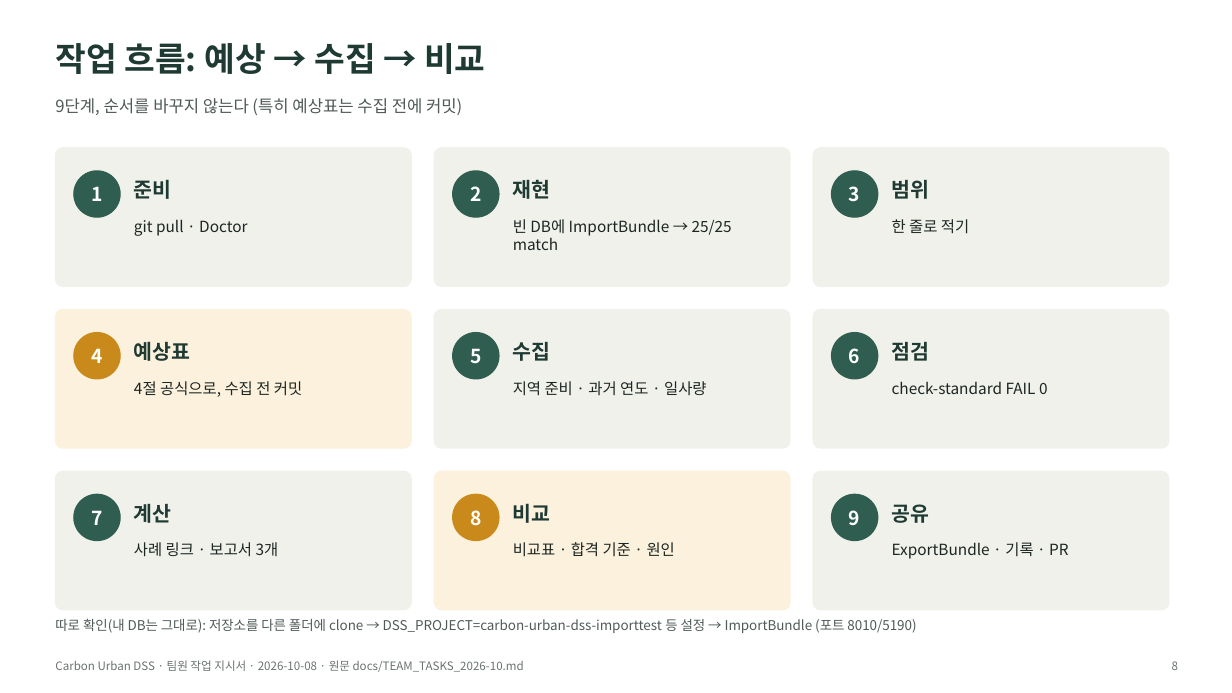
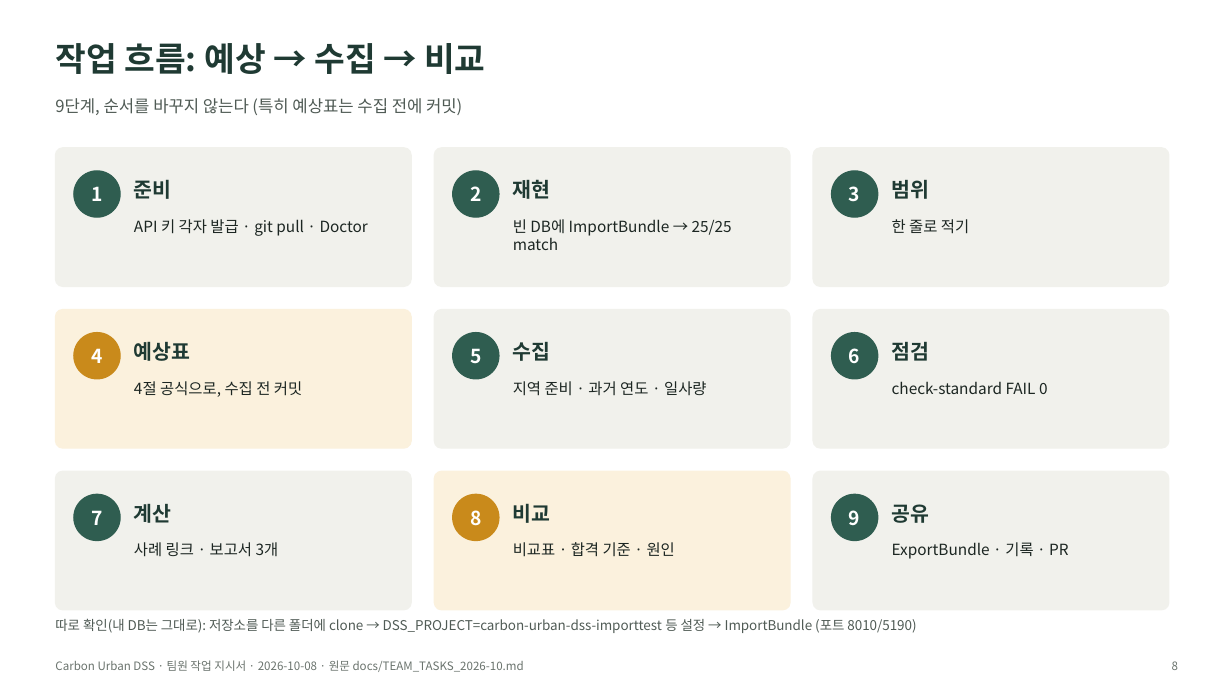
Before and after one commit to shy0401/Carbon-Urban-DSS, a slide deck: slide 8 of docs/presentation/Carbon-Urban-DSS-팀원-작업지시서.pptx. Drawn at 1232x693 pixels with LibreOffice and Linux fonts; fonts in the diff are those of the drawing. Boxes give left, top, right and bottom in pixels: in the first picture for what was removed or moved away, otherwise in the second. Text is boxed around its words. In the diff, an @@ line names an element or a change of style, - is before the commit and + after.

```diff
--- a/docs/presentation/Carbon-Urban-DSS-팀원-작업지시서.pptx
+++ b/docs/presentation/Carbon-Urban-DSS-팀원-작업지시서.pptx
@@ text at (134, 219, 368, 236): text changed @@
-git pull · Doctor
+API 키 각자 발급 · git pull · Doctor
```
Also in this commit, not shown: 3 other slides changed, 1 other file.
